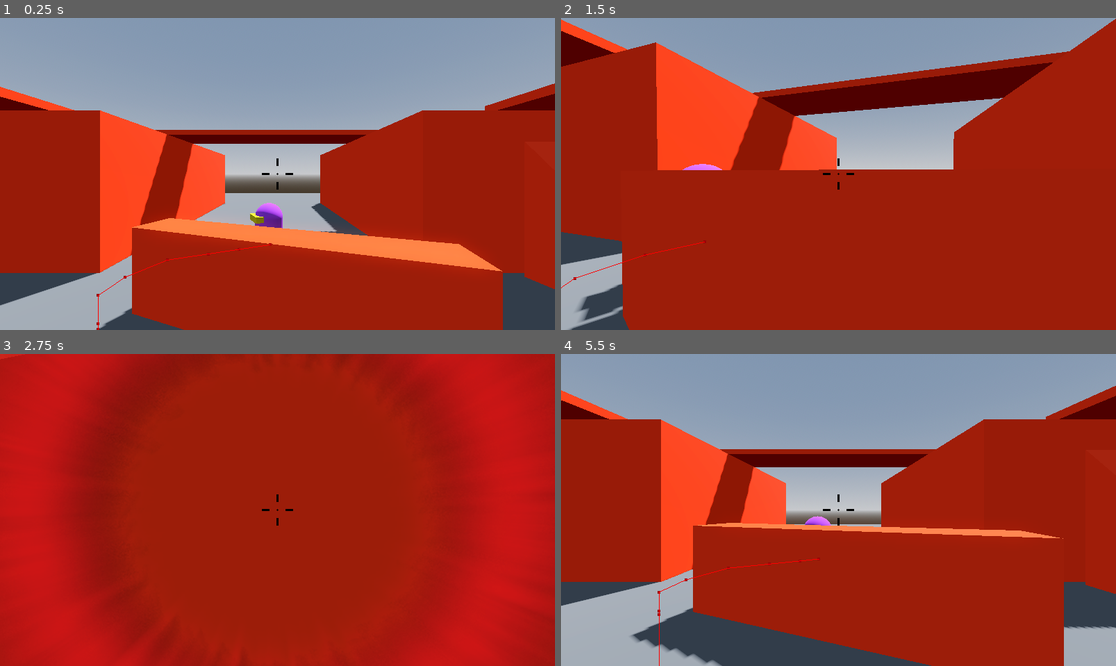
Above: before the commit, frames 1-4 (two rows, left to right).
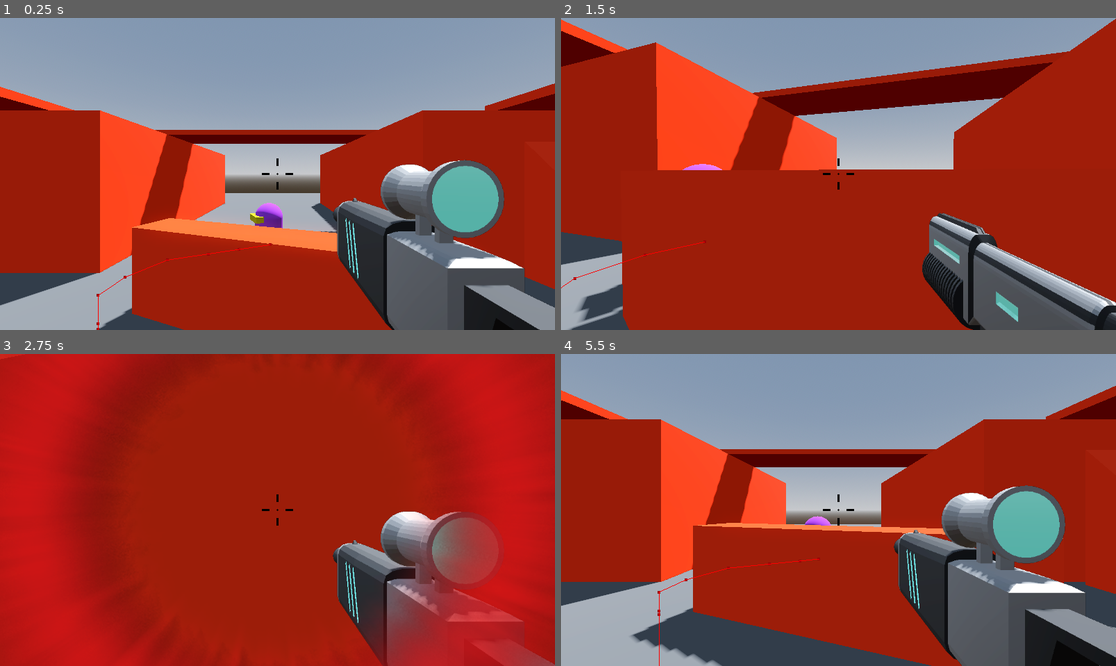
Above: after the commit, the same moments.

Repository: SpookyUboa/robo-rampage
Game: Godot game, scene res://Levels/Sandbox.tscn
Two runs of this game, one before a commit and one after it. Both use one fixed random seed, a clock stepped at 60 frames per second and the inputs below.
Inputs (mouse positions are in pixels of both pictures, inside the frame that each line leads up to):
- Up to frame 1 (0.25 s): no input
- Up to frame 2 (1.5 s): tap Enter (ui_accept) at 0.5, 0.77 s; move the mouse to (866, 174) at 0.52 s; press the mouse at (866, 174) at 0.53 s; hold W (move_forward) from 0.53 s (still down); tap 1 (weapon_1, bound only after the commit) at 0.8, 1.35 s; move the mouse to (810, 174) at 1.27 s; release the mouse at (810, 174) at 1.28 s
- Up to frame 3 (2.75 s): keep holding W (move_forward); tap Enter (ui_accept) at 1.52 s; tap 2 (weapon_2, bound only after the commit) at 1.55, 2.1 s; move the mouse to (288, 503) at 2.02 s; press the mouse at (288, 503) at 2.03 s
- Up to frame 4 (5.5 s): move the mouse to (832, 516) at 2.77 s; release the mouse at (832, 516) at 2.78 s; click (832, 516) at 2.85 s; tap Enter (ui_accept) at 3.02, 3.77, 4.52 s; tap 1 (weapon_1, bound only after the commit) at 3.05, 3.6 s; move the mouse to (877, 513) at 3.52 s; tap 2 (weapon_2, bound only after the commit) at 3.8, 4.35 s; move the mouse to (794, 506) at 4.27 s; click (794, 506) at 4.55 s; release W (move_forward) at 5 s; click "AGAIN" at 5 s

The runs differ from the first frame. In frame 1, 14% of the frame differs, in the area x 59-100%, y 45-100%; in frame 2, 7.6%; in frame 3, 10%; in frame 4, 15%, in the area x 59-100%, y 42-100%.

Commit message:
Selectable weapons

Diff:
--- a/Player/HitscanWeapon.gd
+++ b/Player/HitscanWeapon.gd
@@ -6,6 +6,7 @@
 @export var weapon_damage := 10
 @export var muzzle_flash : GPUParticles3D
 @export var sparks : PackedScene
+@export var automatic := false
 
 @onready var cooldown_timer: Timer = $CooldownTimer
 @onready var weapon_position : Vector3 = weapon_mesh.position
@@ -13,10 +14,14 @@
 
 # Called every frame. 'delta' is the elapsed time since the previous frame.
 func _process(delta: float) -> void:
-	if Input.is_action_pressed("Fire"):
-		if cooldown_timer.is_stopped():
-			shoot()
-
+	if automatic:
+		if Input.is_action_pressed("Fire"):
+			if cooldown_timer.is_stopped():
+				shoot()
+	else:
+		if Input.is_action_just_pressed("Fire"):
+			if cooldown_timer.is_stopped():
+				shoot()
 	weapon_mesh.position = weapon_mesh.position.lerp(weapon_position, delta * 10.0)
 
 func shoot() -> void:
--- a/Player/Player.gd
+++ b/Player/Player.gd
@@ -20,7 +20,8 @@
 
 @onready var game_over_menu: Control = $GameOverMenu
 @onready var camera_pivot: Node3D = $CameraPivot
-@onready var gun_pivot: Node3D = $CameraPivot/GunPivot
+@onready var weapon_manager: Node3D = $SubViewportContainer/SubViewport/WeaponCamera/WeaponManager
+
 @onready var damage_animation_player: AnimationPlayer = $DamageTexture/DamageAnimationPlayer
 
 func _ready() -> void:
@@ -62,11 +63,11 @@
 func handle_camera_rotation() -> void:
 	rotate_y(mouse_motion.x)
 	camera_pivot.rotate_x(mouse_motion.y)
-	gun_pivot.rotate_x(mouse_motion.y)
+	weapon_manager.rotate_x(mouse_motion.y)
 	camera_pivot.rotation_degrees.x = clampf(
 		camera_pivot.rotation_degrees.x, -90.0, 90.0
 	)
-	gun_pivot.rotation_degrees.x = clampf(
-		gun_pivot.rotation_degrees.x, -90.0, 90.0
+	weapon_manager.rotation_degrees.x = clampf(
+		weapon_manager.rotation_degrees.x, -90.0, 90.0
 	)
 	mouse_motion = Vector2.ZERO
--- a/Player/Player.tscn
+++ b/Player/Player.tscn
@@ -3,9 +3,9 @@
 [ext_resource type="Script" path="res://Player/Player.gd" id="1_wdo7e"]
 [ext_resource type="Script" path="res://Player/SmoothCamera.gd" id="2_4kyjj"]
 [ext_resource type="Script" path="res://Player/Crosshair.gd" id="3_4tix3"]
-[ext_resource type="PackedScene" uid="uid://bxij6eug0pt6g" path="res://Player/smg.tscn" id="3_sfqh0"]
-[ext_resource type="Script" path="res://Player/gun_sway.gd" id="4_k7qt7"]
-[ext_resource type="PackedScene" uid="uid://b7hyg5bdh5x4h" path="res://Player/smg2.tscn" id="5_d0tmc"]
+[ext_resource type="PackedScene" uid="uid://bxij6eug0pt6g" path="res://Player/Rifle.tscn" id="3_sfqh0"]
+[ext_resource type="Script" path="res://Player/WeaponManager.gd" id="4_hxckh"]
+[ext_resource type="PackedScene" uid="uid://b7hyg5bdh5x4h" path="res://Player/SMG.tscn" id="5_d0tmc"]
 [ext_resource type="Texture2D" uid="uid://dqxdhmj28amlx" path="res://Player/damage.png" id="6_1bgd0"]
 [ext_resource type="PackedScene" uid="uid://o0rrvxn7xhhv" path="res://Player/game_over_menu.tscn" id="7_oafqr"]
 
@@ -94,18 +94,6 @@
 [node name="RemoteTransform3D" type="RemoteTransform3D" parent="CameraPivot/SmoothCamera"]
 remote_path = NodePath("../../../SubViewportContainer/SubViewport/WeaponCamera")
 
-[node name="GunPivot" type="Node3D" parent="CameraPivot"]
-top_level = true
-script = ExtResource("4_k7qt7")
-speed = 50.0
-
-[node name="Rifle" parent="CameraPivot/GunPivot" instance=ExtResource("3_sfqh0")]
-transform = Transform3D(-4.37114e-08, 0, -1, 0, 1, 0, 1, 0, -4.37114e-08, 0, 0, 0)
-visible = false
-
-[node name="SMG" parent="CameraPivot/GunPivot" instance=ExtResource("5_d0tmc")]
-transform = Transform3D(-4.37114e-08, 0, -1, 0, 1, 0, 1, 0, -4.37114e-08, 0, 0, 0)
-
 [node name="CenterContainer" type="CenterContainer" parent="."]
 anchors_preset = 15
 anchor_right = 1.0
@@ -135,6 +123,18 @@
 cull_mask = 512
 fov = 40.1
 
+[node name="WeaponManager" type="Node3D" parent="SubViewportContainer/SubViewport/WeaponCamera"]
+top_level = true
+script = ExtResource("4_hxckh")
+speed = 50.0
+
+[node name="Rifle" parent="SubViewportContainer/SubViewport/WeaponCamera/WeaponManager" instance=ExtResource("3_sfqh0")]
+transform = Transform3D(-6.55671e-08, 0, -1.5, 0, 1.5, 0, 1.5, 0, -6.55671e-08, 0, 0, 0)
+visible = false
+
+[node name="SMG" parent="SubViewportContainer/SubViewport/WeaponCamera/WeaponManager" instance=ExtResource("5_d0tmc")]
+transform = Transform3D(-6.55671e-08, 0, -1.5, 0, 1.5, 0, 1.5, 0, -6.55671e-08, 0, 0, 0)
+
 [node name="DamageTexture" type="TextureRect" parent="."]
 modulate = Color(1, 1, 1, 0)
 offset_right = 40.0
--- /dev/null
+++ b/Player/Rifle.tscn
@@ -0,0 +1,66 @@
+[gd_scene load_steps=9 format=3 uid="uid://bxij6eug0pt6g"]
+
+[ext_resource type="PackedScene" uid="uid://5dc48s6rq8f2" path="res://Player/HitscanWeapon.tscn" id="1_vudut"]
+[ext_resource type="PackedScene" uid="uid://c32jgpj3ukauj" path="res://Particles/sparks.tscn" id="2_eend0"]
+[ext_resource type="PackedScene" uid="uid://bdhvsrssfbca1" path="res://Player/rifle.glb" id="3_qsiek"]
+
+[sub_resource type="StandardMaterial3D" id="StandardMaterial3D_q6kcy"]
+albedo_color = Color(1, 0.792157, 0.247059, 1)
+emission_enabled = true
+emission = Color(0.909804, 0.12549, 0, 1)
+emission_energy_multiplier = 3.0
+
+[sub_resource type="Curve" id="Curve_wbjyr"]
+_data = [Vector2(0, 1), 0.0, 0.0, 0, 0, Vector2(1, 0.357895), 0.0, 0.0, 0, 0]
+point_count = 2
+
+[sub_resource type="CurveTexture" id="CurveTexture_y6780"]
+curve = SubResource("Curve_wbjyr")
+
+[sub_resource type="ParticleProcessMaterial" id="ParticleProcessMaterial_1p6fk"]
+direction = Vector3(-1, 0, 0)
+spread = 18.39
+gravity = Vector3(0, 0, 0)
+initial_velocity_max = 20.0
+scale_curve = SubResource("CurveTexture_y6780")
+
+[sub_resource type="BoxMesh" id="BoxMesh_1ioru"]
+size = Vector3(0.1, 0.1, 0.1)
+
+[node name="AutoRifle" node_paths=PackedStringArray("weapon_mesh", "muzzle_flash") instance=ExtResource("1_vudut")]
+fire_rate = 2.0
+recoil = 0.3
+weapon_mesh = NodePath("rifle")
+weapon_damage = 40
+muzzle_flash = NodePath("rifle/MuzzleFlash")
+sparks = ExtResource("2_eend0")
+
+[node name="CooldownTimer" parent="." index="0"]
+one_shot = true
+
+[node name="rifle" parent="." index="2" instance=ExtResource("3_qsiek")]
+transform = Transform3D(1, 0, 0, 0, 1, 0, 0, 0, 1, -1.92271, -0.411415, -0.48111)
+
+[node name="Rifle" parent="rifle" index="0"]
+layers = 512
+
+[node name="Magazine" parent="rifle" index="1"]
+layers = 512
+
+[node name="MuzzleFlash" type="GPUParticles3D" parent="rifle" index="2"]
+transform = Transform3D(1, 0, 0, 0, 1, 0, 0, 0, 1, -1.28571, 0.0780975, 0.000377148)
+layers = 512
+material_override = SubResource("StandardMaterial3D_q6kcy")
+cast_shadow = 0
+emitting = false
+amount = 16
+lifetime = 0.05
+one_shot = true
+explosiveness = 1.0
+fixed_fps = 60
+visibility_aabb = AABB(-2004, -4, -4, 8, 8, 8)
+local_coords = true
+process_material = SubResource("ParticleProcessMaterial_1p6fk")
+draw_pass_1 = SubResource("BoxMesh_1ioru")
+
+[editable path="rifle"]
--- a/Player/gun_sway.gd
+++ b/Player/WeaponManager.gd
@@ -4,11 +4,33 @@
 var initial_offset := Transform3D()
 var initial_scale := Vector3()
 
+@onready var rifle: Node3D = $Rifle
+@onready var smg: Node3D = $SMG
+
+
 func _ready() -> void:
 	initial_offset = get_parent().global_transform.affine_inverse() * global_transform
 	initial_scale = scale
+	equip_weapon(rifle)
+
+func equip_weapon(weapon: Node3D) -> void:
+	for child in get_children():
+		if child == weapon:
+			child.visible = true
+			child.set_process(true)
+		else:
+			child.visible = false
+			child.set_process(false)
+
+
 
 func _physics_process(delta: float) -> void:
+	if Input.is_action_just_pressed("weapon_1"):
+		equip_weapon(smg)
+	else:
+		if Input.is_action_just_pressed("weapon_2"):
+			equip_weapon(rifle)
+
 	var parent_transform = get_parent().global_transform
 	global_transform.origin = (parent_transform * initial_offset).origin
 
--- a/Player/smg.tscn
+++ b/Player/smg.tscn
@@ -1,66 +1,73 @@
-[gd_scene load_steps=9 format=3 uid="uid://bxij6eug0pt6g"]
+[gd_scene load_steps=9 format=3 uid="uid://b7hyg5bdh5x4h"]
 
-[ext_resource type="PackedScene" uid="uid://5dc48s6rq8f2" path="res://Player/HitscanWeapon.tscn" id="1_vudut"]
-[ext_resource type="PackedScene" uid="uid://c32jgpj3ukauj" path="res://Particles/sparks.tscn" id="2_eend0"]
-[ext_resource type="PackedScene" uid="uid://bdhvsrssfbca1" path="res://Player/rifle.glb" id="3_qsiek"]
+[ext_resource type="PackedScene" uid="uid://5dc48s6rq8f2" path="res://Player/HitscanWeapon.tscn" id="1_nw8n5"]
+[ext_resource type="PackedScene" uid="uid://c32jgpj3ukauj" path="res://Particles/sparks.tscn" id="2_42xau"]
+[ext_resource type="PackedScene" uid="uid://7a50m10523lg" path="res://Player/gun2.glb" id="2_vdka5"]
 
-[sub_resource type="StandardMaterial3D" id="StandardMaterial3D_q6kcy"]
+[sub_resource type="StandardMaterial3D" id="StandardMaterial3D_v5ah2"]
 albedo_color = Color(1, 0.792157, 0.247059, 1)
 emission_enabled = true
 emission = Color(0.909804, 0.12549, 0, 1)
 emission_energy_multiplier = 3.0
 
-[sub_resource type="Curve" id="Curve_wbjyr"]
-_data = [Vector2(0, 1), 0.0, 0.0, 0, 0, Vector2(1, 0.357895), 0.0, 0.0, 0, 0]
+[sub_resource type="Curve" id="Curve_0hri4"]
+_data = [Vector2(0, 0.652632), 0.0, 0.0, 0, 0, Vector2(1, 0.168421), 0.0, 0.0, 0, 0]
 point_count = 2
 
 [sub_resource type="CurveTexture" id="CurveTexture_s75qv"]
-curve = SubResource("Curve_wbjyr")
+curve = SubResource("Curve_0hri4")
 
-[sub_resource type="ParticleProcessMaterial" id="ParticleProcessMaterial_1p6fk"]
+[sub_resource type="ParticleProcessMaterial" id="ParticleProcessMaterial_ag5em"]
 direction = Vector3(-1, 0, 0)
 spread = 18.39
 gravity = Vector3(0, 0, 0)
-initial_velocity_max = 20.0
+initial_velocity_max = 8.0
 scale_curve = SubResource("CurveTexture_s75qv")
 
-[sub_resource type="BoxMesh" id="BoxMesh_1ioru"]
+[sub_resource type="BoxMesh" id="BoxMesh_m2y3n"]
 size = Vector3(0.1, 0.1, 0.1)
 
-[node name="AutoRifle" node_paths=PackedStringArray("weapon_mesh", "muzzle_flash") instance=ExtResource("1_vudut")]
-fire_rate = 2.0
-recoil = 0.3
-weapon_mesh = NodePath("rifle")
-weapon_damage = 40
-muzzle_flash = NodePath("rifle/MuzzleFlash")
-sparks = ExtResource("2_eend0")
+[node name="SMG" node_paths=PackedStringArray("weapon_mesh", "muzzle_flash") instance=ExtResource("1_nw8n5")]
+weapon_mesh = NodePath("gun2")
+muzzle_flash = NodePath("gun2/MuzzleFlash")
+sparks = ExtResource("2_42xau")
+automatic = true
 
 [node name="CooldownTimer" parent="." index="0"]
 one_shot = true
 
-[node name="rifle" parent="." index="2" instance=ExtResource("3_qsiek")]
+[node name="gun2" parent="." index="2" instance=ExtResource("2_vdka5")]
 transform = Transform3D(1, 0, 0, 0, 1, 0, 0, 0, 1, -1.92271, -0.411415, -0.48111)
 
-[node name="Rifle" parent="rifle" index="0"]
+[node name="Cube" parent="gun2" index="0"]
+visible = false
 layers = 512
 
-[node name="Magazine" parent="rifle" index="1"]
+[node name="SMG" parent="gun2" index="1"]
 layers = 512
 
-[node name="MuzzleFlash" type="GPUParticles3D" parent="rifle" index="2"]
-transform = Transform3D(1, 0, 0, 0, 1, 0, 0, 0, 1, -1.27329, 0.106298, 0.0544084)
+[node name="Underbarrel" parent="gun2" index="2"]
 layers = 512
-material_override = SubResource("StandardMaterial3D_q6kcy")
+
+[node name="Barrel" parent="gun2" index="3"]
+layers = 512
+
+[node name="Magazine" parent="gun2" index="4"]
+layers = 512
+
+[node name="MuzzleFlash" type="GPUParticles3D" parent="gun2" index="5"]
+transform = Transform3D(1, 0, 0, 0, 1, 0, 0, 0, 1, -0.371637, 0.0682682, 0.00109076)
+layers = 512
+material_override = SubResource("StandardMaterial3D_v5ah2")
 cast_shadow = 0
 emitting = false
-amount = 16
 lifetime = 0.05
 one_shot = true
 explosiveness = 1.0
 fixed_fps = 60
 visibility_aabb = AABB(-2004, -4, -4, 8, 8, 8)
 local_coords = true
-process_material = SubResource("ParticleProcessMaterial_1p6fk")
-draw_pass_1 = SubResource("BoxMesh_1ioru")
+process_material = SubResource("ParticleProcessMaterial_ag5em")
+draw_pass_1 = SubResource("BoxMesh_m2y3n")
 
-[editable path="rifle"]
+[editable path="gun2"]
--- a/Player/smg2.tscn
+++ /dev/null
@@ -1,72 +0,0 @@
-[gd_scene load_steps=9 format=3 uid="uid://b7hyg5bdh5x4h"]
-
-[ext_resource type="PackedScene" uid="uid://5dc48s6rq8f2" path="res://Player/HitscanWeapon.tscn" id="1_nw8n5"]
-[ext_resource type="PackedScene" uid="uid://c32jgpj3ukauj" path="res://Particles/sparks.tscn" id="2_42xau"]
-[ext_resource type="PackedScene" uid="uid://7a50m10523lg" path="res://Player/gun2.glb" id="2_vdka5"]
-
-[sub_resource type="StandardMaterial3D" id="StandardMaterial3D_amf2n"]
-albedo_color = Color(1, 0.792157, 0.247059, 1)
-emission_enabled = true
-emission = Color(0.909804, 0.12549, 0, 1)
-emission_energy_multiplier = 3.0
-
-[sub_resource type="Curve" id="Curve_1kdvv"]
-_data = [Vector2(0, 1), 0.0, 0.0, 0, 0, Vector2(1, 0.357895), 0.0, 0.0, 0, 0]
-point_count = 2
-
-[sub_resource type="CurveTexture" id="CurveTexture_pju04"]
-curve = SubResource("Curve_1kdvv")
-
-[sub_resource type="ParticleProcessMaterial" id="ParticleProcessMaterial_3p24h"]
-direction = Vector3(-1, 0, 0)
-spread = 18.39
-gravity = Vector3(0, 0, 0)
-initial_velocity_max = 10.0
-scale_curve = SubResource("CurveTexture_pju04")
-
-[sub_resource type="BoxMesh" id="BoxMesh_nnlgv"]
-size = Vector3(0.1, 0.1, 0.1)
-
-[node name="SMG" node_paths=PackedStringArray("weapon_mesh", "muzzle_flash") instance=ExtResource("1_nw8n5")]
-weapon_mesh = NodePath("gun2")
-muzzle_flash = NodePath("gun2/MuzzleFlash")
-sparks = ExtResource("2_42xau")
-
-[node name="CooldownTimer" parent="." index="0"]
-one_shot = true
-
-[node name="gun2" parent="." index="2" instance=ExtResource("2_vdka5")]
-transform = Transform3D(1, 0, 0, 0, 1, 0, 0, 0, 1, -1.92271, -0.411415, -0.48111)
-
-[node name="Cube" parent="gun2" index="0"]
-visible = false
-layers = 512
-
-[node name="SMG" parent="gun2" index="1"]
-layers = 512
-
-[node name="Underbarrel" parent="gun2" index="2"]
-layers = 512
-
-[node name="Barrel" parent="gun2" index="3"]
-layers = 512
-
-[node name="Magazine" parent="gun2" index="4"]
-layers = 512
-
-[node name="MuzzleFlash" type="GPUParticles3D" parent="gun2" index="5"]
-transform = Transform3D(10, 0, 0, 0, 10, 0, 0, 0, 10, -0.377024, 0.0663899, 0.000222027)
-layers = 515
-material_override = SubResource("StandardMaterial3D_amf2n")
-cast_shadow = 0
-emitting = false
-lifetime = 0.05
-one_shot = true
-explosiveness = 1.0
-fixed_fps = 60
-visibility_aabb = AABB(-2004, -4, -4, 8, 8, 8)
-local_coords = true
-process_material = SubResource("ParticleProcessMaterial_3p24h")
-draw_pass_1 = SubResource("BoxMesh_nnlgv")
-
-[editable path="gun2"]
--- a/project.godot
+++ b/project.godot
@@ -47,3 +47,13 @@
 "events": [Object(InputEventMouseButton,"resource_local_to_scene":false,"resource_name":"","device":-1,"window_id":0,"a …(253 unchanged characters)…
 ]
 }
+weapon_1={
+"deadzone": 0.5,
+"events": [Object(InputEventKey,"resource_local_to_scene":false,"resource_name":"","device":-1,"window_id":0,"alt_pressed":false,"shift_pressed":false,"ctrl_pressed":false,"meta_pressed":false,"pressed":false,"keycode":0,"physical_keycode":49,"key_label":0,"unicode":49,"echo":false,"script":null)
+]
+}
+weapon_2={
+"deadzone": 0.5,
+"events": [Object(InputEventKey,"resource_local_to_scene":false,"resource_name":"","device":-1,"window_id":0,"alt_pressed":false,"shift_pressed":false,"ctrl_pressed":false,"meta_pressed":false,"pressed":false,"keycode":0,"physical_keycode":50,"key_label":0,"unicode":50,"echo":false,"script":null)
+]
+}
